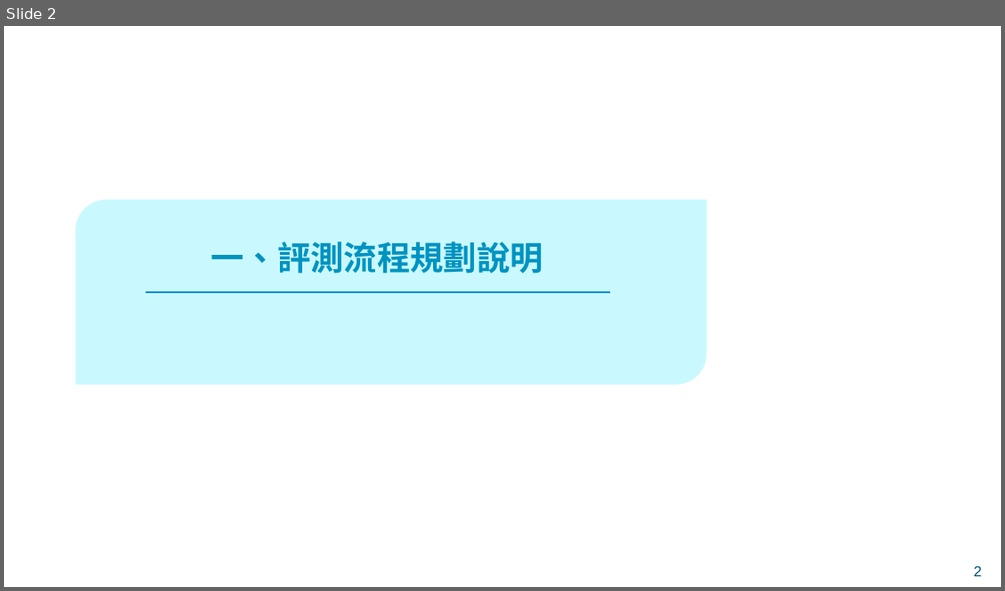
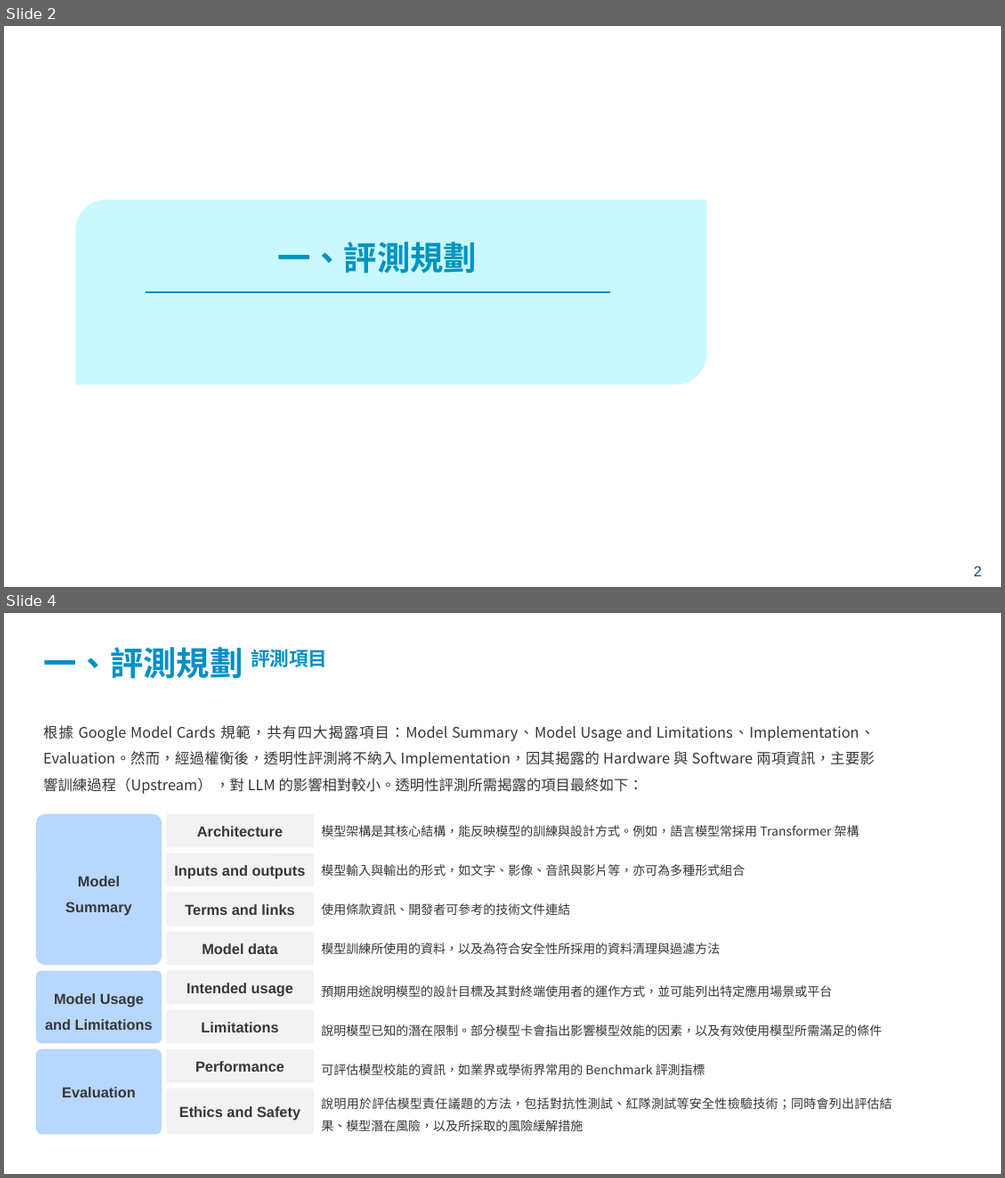
Before and after one commit to xinhuang0716/LLM_Assessment_Fubon, a slide deck: 模型評測機制 - 透明性.pptx. Shown one above the other, each under a label of ours: slide 2 before the commit, slides 2 and 4 after it; the slides between them are not shown. The pictures are 1005x591 and 1005x1178 pixels, drawn with LibreOffice and Linux fonts; fonts in the diff are those of the drawing; background and template pictures are left out. Boxes give left, top, right and bottom in pixels: in the first picture for what was removed or moved away, otherwise in the second. Text is boxed around its words. In the diff, an @@ line names an element or a change of style, - is before the commit and + after.

```diff
--- a/模型評測機制 - 透明性.pptx
+++ b/模型評測機制 - 透明性.pptx
@@ slide 4 added at (4, 613, 1001, 1174), background picture (left out) @@
@@ text added at (43, 647, 327, 679), 32 pt, text #008FC7, bold @@
+一、評測規劃 評測項目
@@ text added at (43, 725, 874, 794), 14 pt, text #363636 @@
+根據 Google Model Cards 規範，共有四大揭露項目：Model Summary、Model Usage and Limitations、Implementation、Evaluation。然而，經過權衡後，透明性評測將不納入 Implementation，因其揭露的 Hardware 與 Software 兩項資訊，主要影響訓練過程（Upstream） ，對 LLM 的影響相對較小。透明性評測所需揭露的項目最終如下：
@@ rounded rectangle added at (36, 814, 162, 965), fill #B7D7FE, 14 pt, text #363636, bold @@
+Model Summary
@@ rounded rectangle added at (166, 814, 314, 848), fill #F2F2F2, 14 pt, text #363636, bold @@
+Architecture
@@ text added at (321, 825, 859, 836), 12 pt, text #363636 @@
+模型架構是其核心結構，能反映模型的訓練與設計方式。例如，語言模型常採用 Transformer 架構
@@ rounded rectangle added at (166, 853, 314, 887), fill #F2F2F2, 14 pt, text #363636, bold @@
+Inputs and outputs
@@ text added at (321, 864, 744, 876), 12 pt, text #363636 @@
+模型輸入與輸出的形式，如文字、影像、音訊與影片等，亦可為多種形式組合
@@ rounded rectangle added at (166, 892, 314, 926), fill #F2F2F2, 14 pt, text #363636, bold @@
+Terms and links
@@ text added at (321, 903, 570, 915), 12 pt, text #363636 @@
+使用條款資訊、開發者可參考的技術文件連結
@@ rounded rectangle added at (166, 932, 314, 965), fill #F2F2F2, 14 pt, text #363636, bold @@
+Model data
@@ text added at (321, 942, 720, 954), 12 pt, text #363636 @@
+模型訓練所使用的資料，以及為符合安全性所採用的資料清理與過濾方法
@@ rounded rectangle added at (36, 971, 162, 1043), fill #B7D7FE, 14 pt, text #363636, bold @@
+Model Usage and Limitations
@@ rounded rectangle added at (166, 971, 314, 1004), fill #F2F2F2, 14 pt, text #363636, bold @@
+Intended usage
@@ text added at (321, 985, 832, 997), 12 pt, text #363636 @@
+預期用途說明模型的設計目標及其對終端使用者的運作方式，並可能列出特定應用場景或平台
@@ rounded rectangle added at (166, 1010, 314, 1044), fill #F2F2F2, 14 pt, text #363636, bold @@
+Limitations
@@ text added at (321, 1024, 882, 1036), 12 pt, text #363636 @@
+說明模型已知的潛在限制。部分模型卡會指出影響模型效能的因素，以及有效使用模型所需滿足的條件
@@ rounded rectangle added at (36, 1049, 162, 1135), fill #B7D7FE, 14 pt, text #363636, bold @@
+Evaluation
@@ rounded rectangle added at (166, 1049, 314, 1083), fill #F2F2F2, 14 pt, text #363636, bold @@
+Performance
@@ text added at (321, 1063, 705, 1075), 12 pt, text #363636 @@
+可評估模型校能的資訊，如業界或學術界常用的 Benchmark 評測指標
@@ rounded rectangle added at (166, 1088, 314, 1134), fill #F2F2F2, 14 pt, text #363636, bold @@
+Ethics and Safety
@@ text added at (321, 1097, 891, 1131), 12 pt, text #363636 @@
+說明用於評估模型責任議題的方法，包括對抗性測試、紅隊測試等安全性檢驗技術；同時會列出評估結果、模型潛在風險，以及所採取的風險緩解措施
@@ slide 2 changed as well @@
@@ title at (277, 241, 477, 273): text changed @@
-一、評測流程規劃說明
+一、評測規劃
```
Also in this commit, not shown: 4 other slides changed, 13 other slides added, 3 slides removed.
